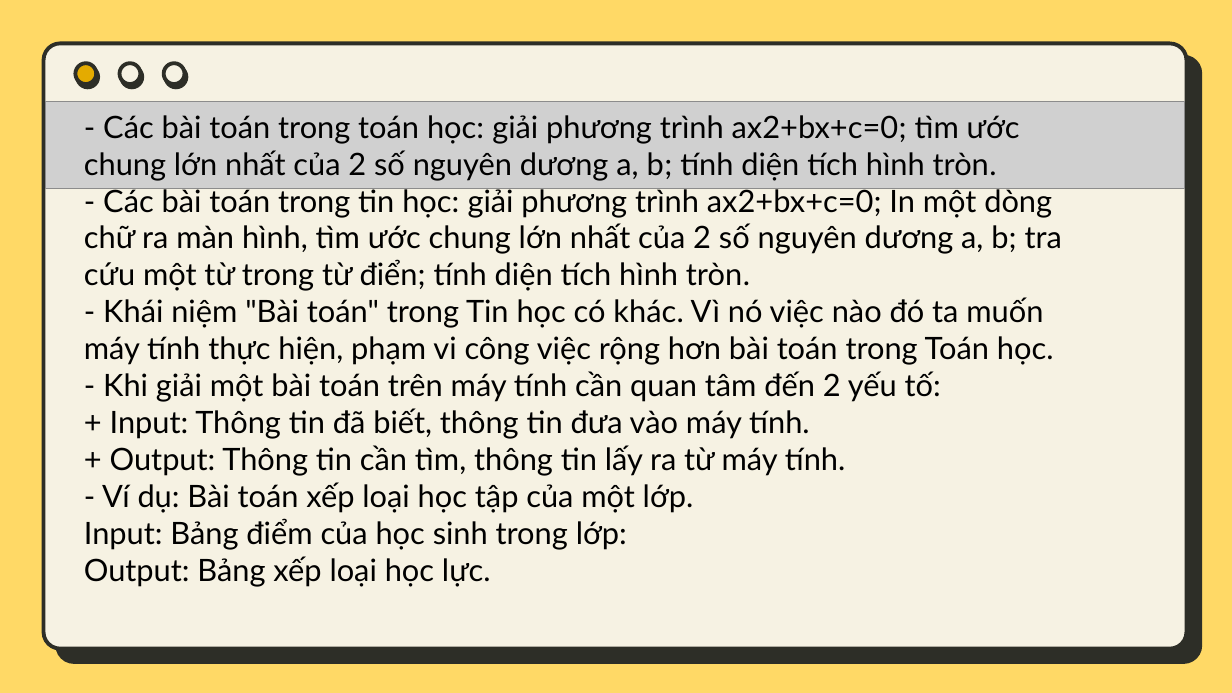
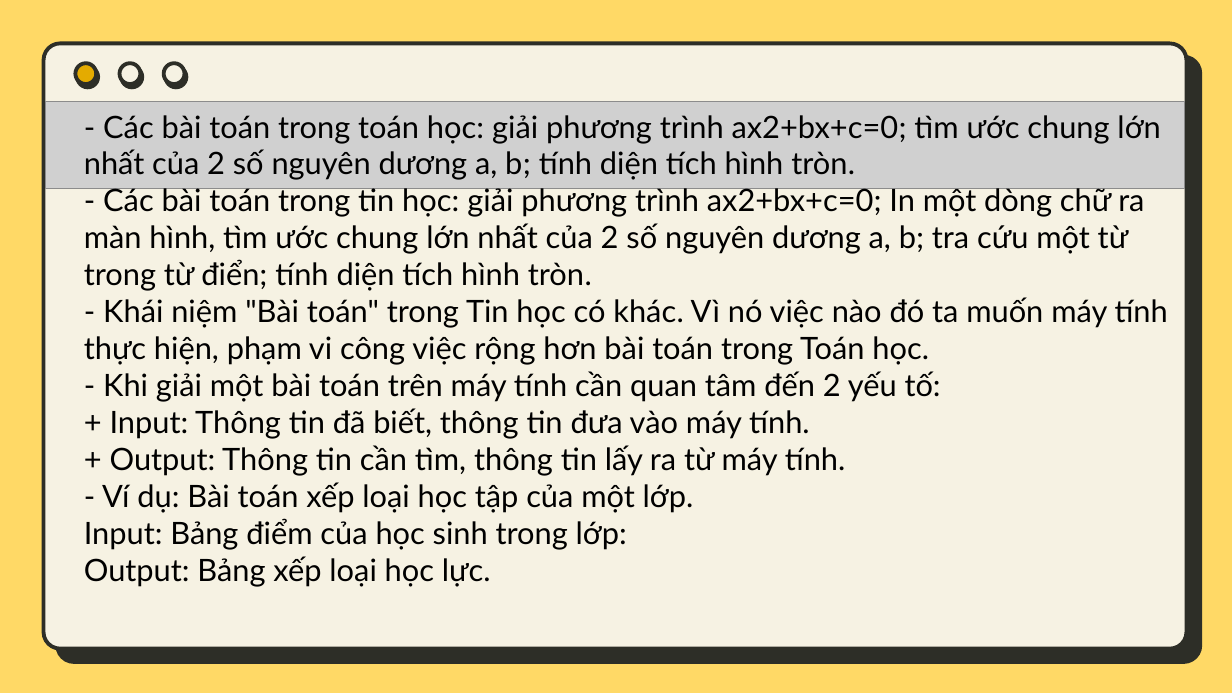
Before and after one commit to ngPhamNgocMinh10A2/Lop-10A02-Nhom-, a slide deck: slide 4 of bai4tin.pptx. Drawn at 1232x693 pixels with LibreOffice and Linux fonts; fonts in the diff are those of the drawing; grey boxes stand for pictures. Boxes give left, top, right and bottom in pixels: in the first picture for what was removed or moved away, otherwise in the second. Text is boxed around its words. In the diff, an @@ line names an element or a change of style, - is before the commit and + after.

```diff
--- a/bai4tin.pptx
+++ b/bai4tin.pptx
@@ text "- Các bài toán trong ..." rewrapped from (84, 115, 1062, 587) to (84, 115, 1168, 587) @@
```
Also in this commit, not shown: 8 other slides changed, 5 slides added.
